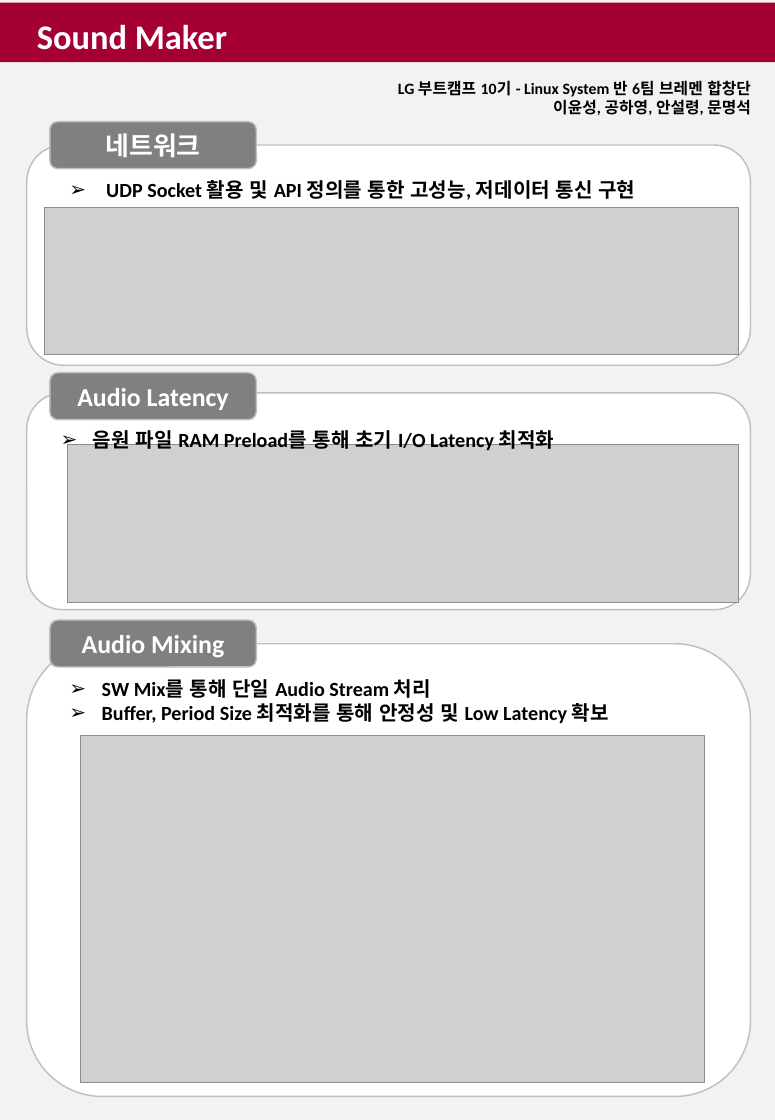
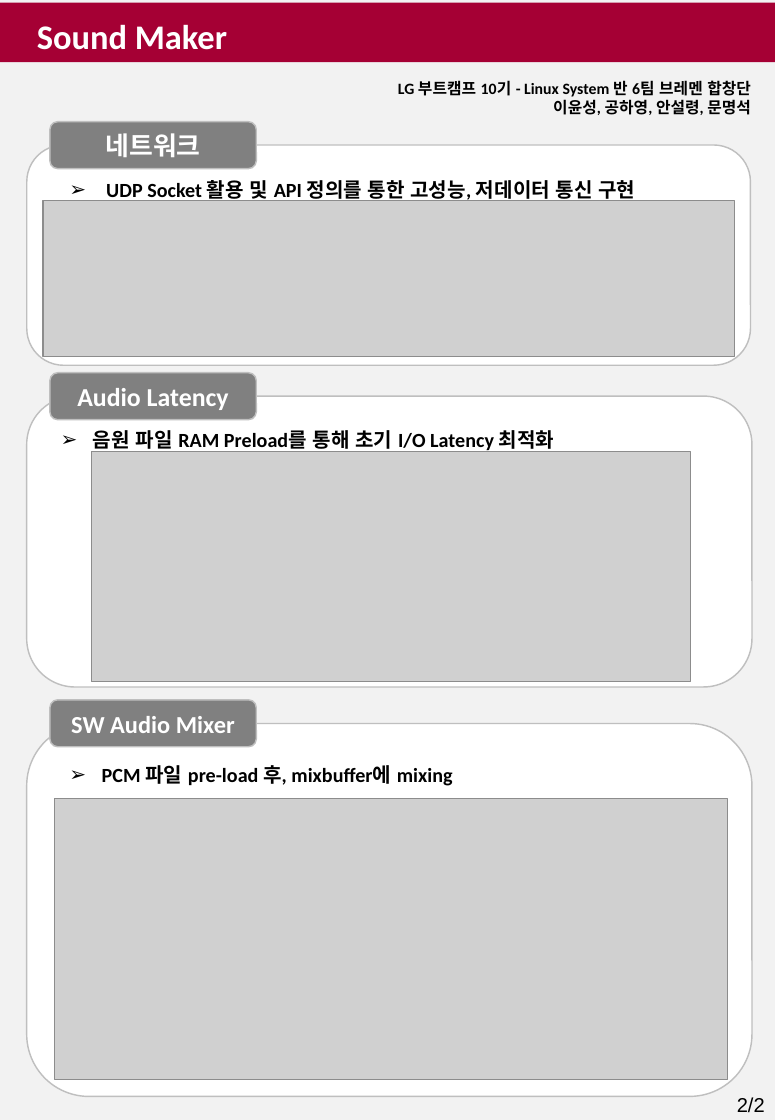
Before and after one commit to sound-maker-bootcamp-10/document_submit, a slide deck: slide 2 of LG_부트캠프_10기_A반_포스터(6팀).pptx. Drawn at 775x1120 pixels with LibreOffice and Linux fonts; fonts in the diff are those of the drawing; grey boxes stand for pictures. Boxes give left, top, right and bottom in pixels: in the first picture for what was removed or moved away, otherwise in the second. Text is boxed around its words. In the diff, an @@ line names an element or a change of style, - is before the commit and + after.

```diff
--- a/LG_부트캠프_10기_A반_포스터(6팀).pptx
+++ b/LG_부트캠프_10기_A반_포스터(6팀).pptx
@@ picture resized from (x1=44, y1=207, x2=738, y2=353) to (x1=43, y1=200, x2=735, y2=356) @@
@@ rounded rectangle resized from (x1=27, y1=393, x2=750, y2=610) to (x1=27, y1=396, x2=752, y2=686) @@
@@ picture resized from (x1=68, y1=444, x2=739, y2=602) to (x1=92, y1=451, x2=690, y2=681) @@
@@ rounded rectangle "SW Audio Mixer" moved from (x1=50, y1=620, x2=256, y2=666) to (x1=50, y1=700, x2=256, y2=746) @@
@@ text in rounded rectangle at (x1=71, y1=716, x2=235, y2=733): text changed; size 18 to 17 pt @@
-Audio Mixing
+SW Audio Mixer
@@ rounded rectangle resized from (x1=27, y1=644, x2=750, y2=1096) to (x1=27, y1=723, x2=752, y2=1096) @@
@@ text at (x1=102, y1=765, x2=453, y2=786): text changed @@
-➢ SW Mix를 통해 단일 Audio Stream 처리
-➢ Buffer, Period Size 최적화를 통해 안정성 및 Low Latency 확보
+➢ PCM 파일 pre-load 후, mixbuffer에 mixing
@@ picture resized from (x1=81, y1=736, x2=705, y2=1082) to (x1=55, y1=799, x2=726, y2=1080) @@
@@ text added at (x1=737, y1=1097, x2=765, y2=1113), 14 pt, text #000000 @@
+2/2
```
Also in this commit, not shown: 1 other slide changed, 3 other files.
